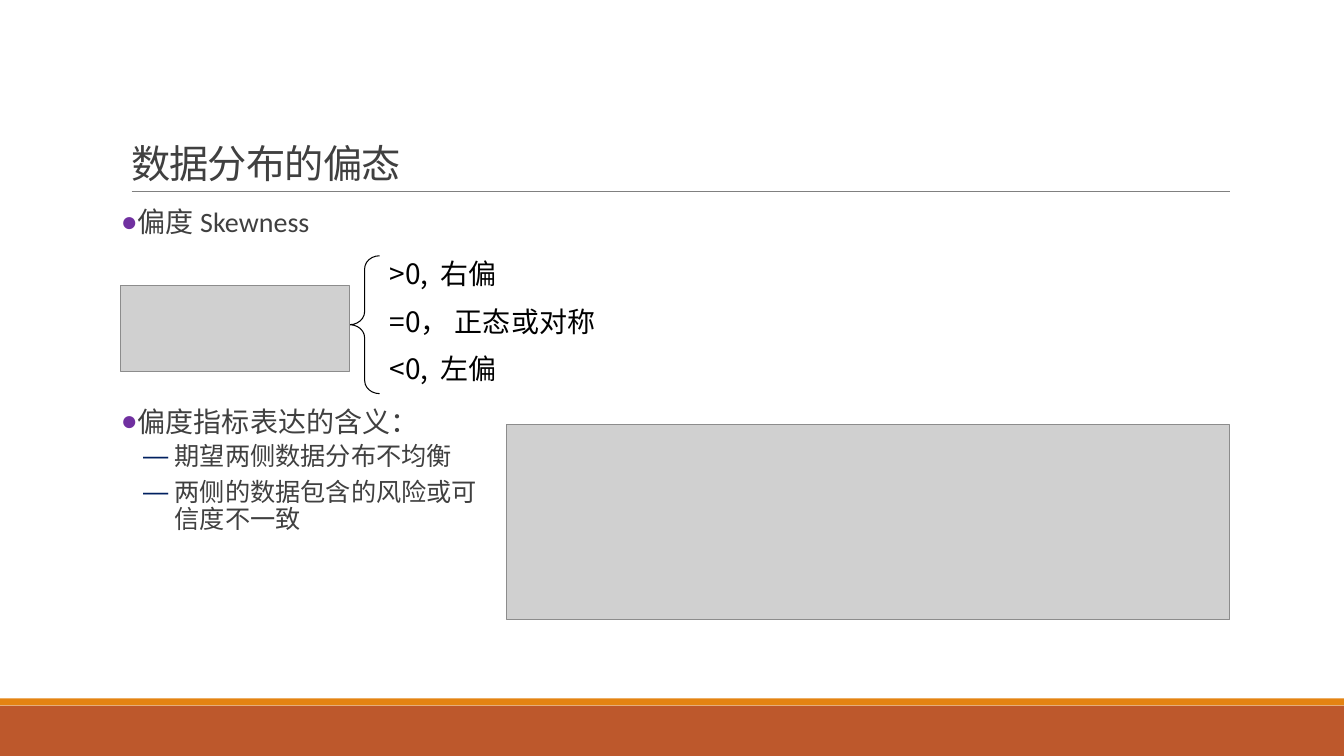
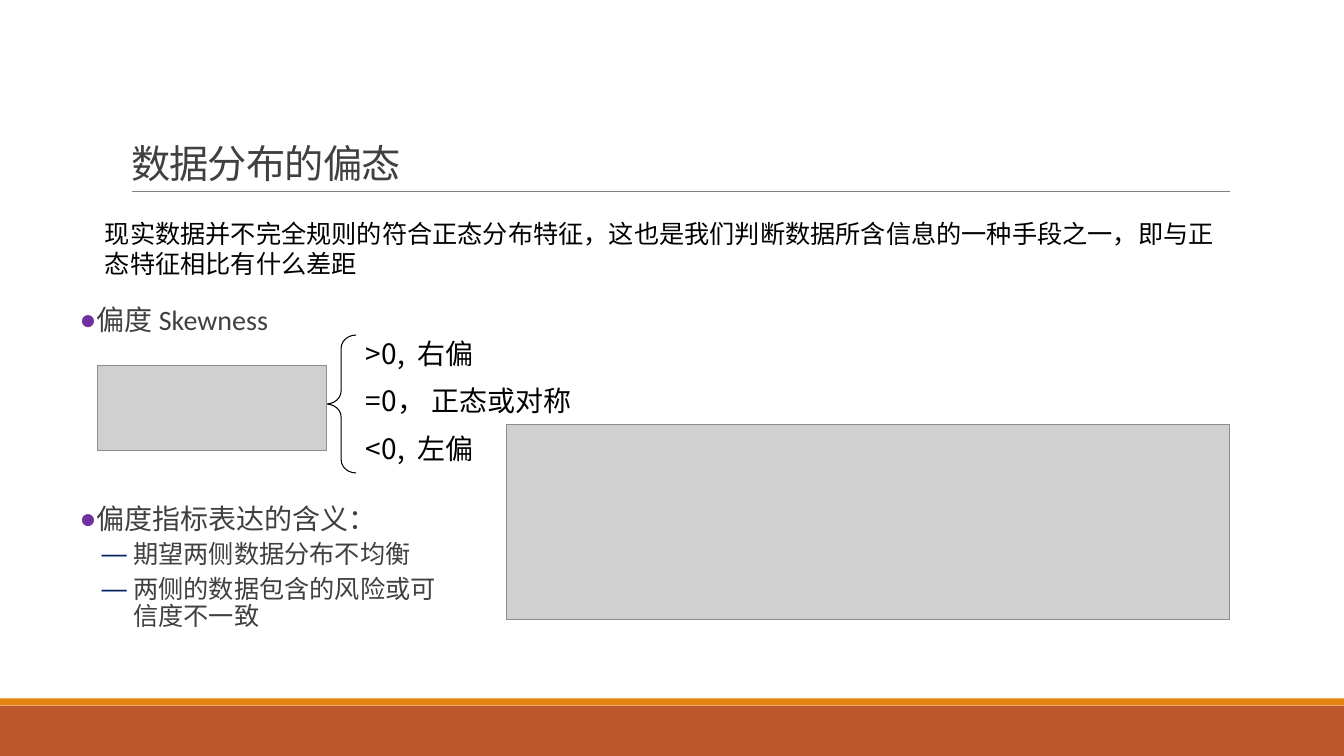
Before and after one commit to exoplanetX/DataAnalytics, a slide deck: slide 11 of 数据分析-4-非参数分析.pptx (slide 8 before the commit). Drawn at 1344x756 pixels with LibreOffice and Linux fonts; fonts in the diff are those of the drawing; grey boxes stand for pictures. Boxes give left, top, right and bottom in pixels: in the first picture for what was removed or moved away, otherwise in the second. Text is boxed around its words. In the diff, an @@ line names an element or a change of style, - is before the commit and + after.

```diff
--- a/数据分析-4-非参数分析.pptx
+++ b/数据分析-4-非参数分析.pptx
@@ text added at (105, 221, 1214, 275), 18 pt, text #000000 @@
+现实数据并不完全规则的符合正态分布特征，这也是我们判断数据所含信息的一种手段之一，即与正态特征相比有什么差距
@@ picture removed at (121, 286, 350, 372) @@
@@ text "偏度 Skewness": place and size @@
-text "偏度 Skewness" at (138, 208, 477, 530)
+text "偏度 Skewness" at (96, 306, 435, 627)
@@ left brace: place and size @@
-left brace at (350, 256, 380, 394)
+left brace at (327, 335, 357, 473)
@@ text ">0, 右偏": place and size @@
-text ">0, 右偏" at (389, 260, 595, 384)
+text ">0, 右偏" at (366, 340, 571, 464)
@@ picture added at (98, 365, 327, 451) @@
```
Also in this commit, not shown: 6 other slides changed, 8 slides added, 3 slides removed.
